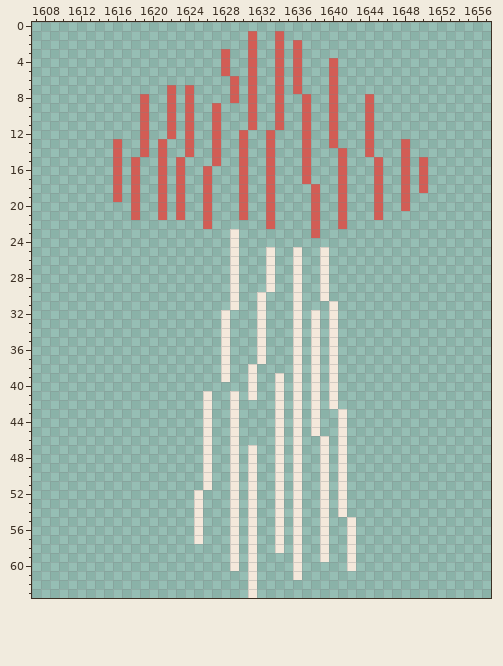
One commit to this pixel-art file: assets/art/enemies/Shroom-Sheet.aseprite. The picture above is the old version.
3520x64 pixels, 1 frame. Colours within 5 levels of each other are drawn and written as one. Shown: x 1607..1657, y 0..63.
After the commit:
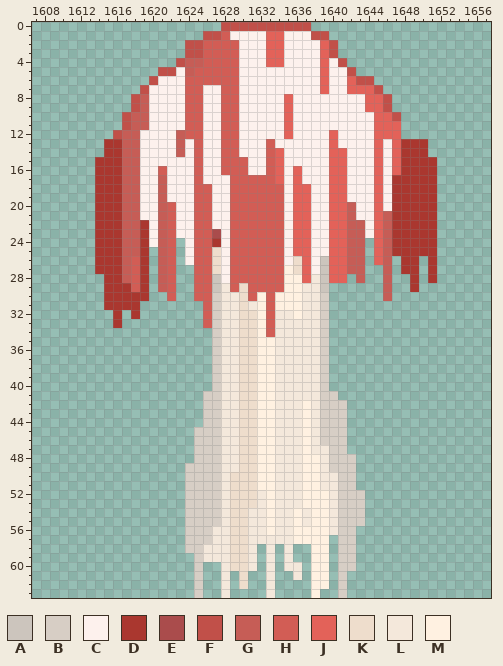
Palette (. is transparent): A #ccc5bd  B #d7cec5  C #fdf1ed  D #aa372f  E #aa4c4c  F #c15049  G #c65d56  H #d25d55  J #e36259  K #eeddcc  L #f4e8db  M #fff1e1
Difference:
y 0: x 1628..1637 .......... -> FFFFFFFFFF
y 1: x 1626..1639 .....H..H..... -> FFHCCCCJJCCCFF
y 2: x 1624..1640 .......H..H.H.... -> FFHHHHCCCJJCCCCJF
y 3: x 1624..1627 .... -> FFHH; x 1629..1640 ..H..H.H.... -> HCCCJJCCCCJF
y 4: x 1623..1627 ..... -> FGGHH; x 1629..1641 ..H..H.H...H. -> HCCCJJCCCCJCF
y 5: x 1621..1627 ....... -> FFCGHHH; x 1629..1642 ..H..H.H...H.. -> HCCCCCCCCCJCCF
y 6: x 1620..1628 ......... -> FCCCHHHHH; x 1630..1644 .H..H.H...H.... -> CCCCCCCCCJCCJFF
y 7: x 1619..1623 ...H. -> FCCCC; x 1625..1628 .... -> HCCH; x 1630..1645 .H..H.H...H..... -> CCCCCCCCCJCCJJJF
y 8: x 1618..1623 .H..H. -> FGCCCC; x 1625..1628 .... -> HCCH; x 1630..1646 .H..H..H..H...H.. -> CCCCCJCCCCCCCCJJF
y 9: x 1618..1623 .H..H. -> FGCCCC; x 1625..1646 ..H...H..H..H..H...H.. -> HCCHHCCCCCJCCCCCCCCJJF
y 10: x 1617..1623 ..H..H. -> FGGCCCC; x 1625..1647 ..H...H..H..H..H...H... -> HCCHHCCCCCJCCCCCCCCCJJF
y 11: x 1617..1623 ..H..H. -> FGGCCCC; x 1625..1647 ..H...H..H..H..H...H... -> HCCHHCCCCCJCCCCCCCCCJJJ
y 12: x 1616..1623 ...H..H. -> FGGCCCCG; x 1625..1647 ..H..H..H...H..H...H... -> HCCHHCCCCCJCCCCJCCCCJJJ
y 13: x 1615..1632 .H..H.H..H..H..H.. -> DDGGCCCCGCHCCHHCCC; x 1634..1650 ...H..H...H...H.. -> CCCCCCJCCCCJCJDDD
y 14: x 1615..1632 .H..H.H..H..H..H.. -> DDGGCCCCGCHCCHHCCC; x 1634..1650 ...H...H..H...H.. -> JCCCCCJJCCCJCJDDD
y 15: x 1614..1629 ..H.H..H.H...H.. -> DDDGGCCCCCCHCCHH; x 1631..1632 .. -> CC; x 1634..1651 ...H...H...H..H.H. -> JCCCCCJJCCCJCJDDDD
y 16: x 1614..1620 ..H.H.. -> DDDGGCC; x 1622..1629 .H..H... -> CCCHCCHH; x 1631..1632 .. -> CC; x 1634..1651 ...H...H...H..H.H. -> JCJCCCJJCCCJCJDDDD
y 17: x 1614..1629 ..H.H..H.H..H... -> DDDGGCCGCCCHCCCH; x 1631..1632 .. -> HH; x 1634..1651 ...H...H...H..H.H. -> JCJCCCJJCCCJCDDDDD
y 18: x 1614..1625 ..H.H..H.H.. -> DDDGGCCGCCCH; x 1627..1629 ... -> CCH; x 1631..1632 .. -> HH; x 1634..1651 ....H..H...H..H.H. -> HCJJCCJJCCCJCDDDDD
y 19: x 1614..1625 ..H.H..H.H.. -> DDDGGCCGCCCH; x 1627..1629 ... -> CCH; x 1631..1632 .. -> HH; x 1634..1651 ....H..H...H..H... -> HCJJCCJJCCCJCDDDDD
y 20: x 1614..1625 ....H..H.H.. -> DDDGGCCGHCCH; x 1627..1629 ... -> CCH; x 1631..1632 .. -> HH; x 1634..1651 ....H..H...H..H... -> HCJJCCJJGCCJCDDDDD
y 21: x 1614..1625 ....H..H.H.. -> DDDGGCCGHCCH; x 1627..1629 ... -> CCH; x 1631..1632 .. -> HH; x 1634..1651 ....H..H...H...... -> HCJJCCJJGCCJGDDDDD
y 22: x 1614..1625 ............ -> DDDGGDCGHCCH; x 1627..1632 ...... -> CCHHHH; x 1634..1651 ....H..H.......... -> HCJJCCJJGGCJGDDDDD
y 23: x 1614..1651 ...............L........H............. -> DDDGGDCGHCCHHECHHHHHHCJJCCJJGGCJGDDDDD
y 24: x 1614..1622 ......... -> DDDGGDCGH; x 1624..1643 .....L.............. -> CHHDCHHHHHHCJJCCJJGG; x 1645..1651 ....... -> JGDDDDD
y 25: x 1614..1619 ...... -> DDDGGD; x 1621..1622 .. -> GH; x 1624..1643 .....L...L..L..L.... -> CHHKCHHHHHHCJJCCJJGG; x 1645..1651 ....... -> JGDDDDD
y 26: x 1614..1619 ...... -> DDDGHD; x 1621..1622 .. -> GH; x 1624..1643 .....L...L..L..L.... -> CHHKCHHHHHHCKJCAJJGG; x 1645..1646 .. -> JG; x 1648..1649 .. -> DD; x 1651 . -> D
y 27: x 1614..1619 ...... -> DDDGHD; x 1621..1622 .. -> GH; x 1625..1643 ....L...L..L..L.... -> HHKCHHHHHHMKJCAJJGG; x 1646 . -> G; x 1648..1649 .. -> DD; x 1651 . -> D
y 28: x 1615..1619 ..... -> DDGHD; x 1621..1622 .. -> GH; x 1625..1641 ....L...L..L..L.. -> HHACHHHHHHMMJLAJJ; x 1643 . -> G; x 1646 . -> G; x 1649 . -> D; x 1651 . -> D
y 29: x 1615..1619 ..... -> DDDHD; x 1621..1622 .. -> GH; x 1625..1639 ....L...L..L..L -> HHALHKHHHHMMLLA; x 1646 . -> G; x 1649 . -> D
y 30: x 1615..1619 ..... -> DDDDD; x 1622 . -> H; x 1625..1628 .... -> HHBL; x 1630..1639 ..L...L..L -> KHMHMMMLLB; x 1646 . -> G
y 31: x 1615..1618 .... -> DDDD; x 1626..1628 ... -> HBL; x 1630..1640 ..L...L...L -> KLMHMMMLLB.
y 32: x 1616 . -> D; x 1618 . -> D; x 1626..1627 .. -> HB; x 1629..1637 ...L...L. -> LKKMHLLML; x 1639..1640 .L -> B.
y 33: x 1616 . -> D; x 1626..1627 .. -> HB; x 1629..1635 ...L... -> LKKMHLL; x 1637 . -> L; x 1639..1640 .L -> B.
y 34: x 1627 . -> B; x 1629..1635 ...L... -> LKKMHLL; x 1637 . -> L; x 1639..1640 .L -> B.
y 35..37: x 1627 . -> B; x 1629..1635 ...L... -> LKKMMLL; x 1637 . -> L; x 1639..1640 .L -> B.
y 38: x 1627 . -> B; x 1629..1635 ..L.... -> LKKMMLL; x 1637 . -> L; x 1639..1640 .L -> B.
y 39: x 1627 . -> B; x 1629..1633 ..L.. -> LKKMM; x 1635 . -> L; x 1637 . -> L; x 1639..1640 .L -> B.
y 40: x 1627..1633 ....L.. -> BLLKKMM; x 1635 . -> L; x 1637 . -> L; x 1639..1640 .L -> B.
y 41: x 1626..1628 L.. -> BBL; x 1630..1633 .L.. -> KKMM; x 1635 . -> L; x 1637 . -> L; x 1639..1640 .L -> BB
y 42: x 1626..1628 L.. -> BBL; x 1630..1633 .... -> KKMM; x 1635 . -> L; x 1637 . -> M; x 1639..1641 .L. -> BBB
y 43..44: x 1626..1628 L.. -> BBL; x 1630..1633 .... -> KKMM; x 1635 . -> L; x 1637 . -> M; x 1639..1641 ..L -> BBB
y 45: x 1625..1628 .L.. -> BBBL; x 1630..1633 .... -> KKMM; x 1635 . -> L; x 1637 . -> M; x 1639..1641 ..L -> BBB
y 46: x 1625..1628 .L.. -> BBBL; x 1630..1633 .... -> KKMM; x 1635 . -> L; x 1637..1641 ..L.L -> MLBBB
y 47: x 1625..1628 .L.. -> BBBL; x 1630..1633 .L.. -> KKMM; x 1635 . -> L; x 1637..1638 .. -> ML; x 1640..1641 .L -> BB
y 48: x 1625..1628 .L.. -> BBBL; x 1630..1633 .L.. -> KKMM; x 1635 . -> L; x 1637..1638 .. -> MM; x 1640..1642 .L. -> BBB
y 49: x 1624..1628 ..L.. -> BBBBL; x 1630..1633 .L.. -> KKMM; x 1635 . -> L; x 1637..1638 .. -> MM; x 1640..1642 .L. -> BBB
y 50..51: x 1624..1633 ..L..L.L.. -> BBBBLKKKMM; x 1635 . -> L; x 1637..1638 .. -> MM; x 1640..1642 .L. -> LBB
y 52..53: x 1624..1633 .L...L.L.. -> BBBBLKKKLM; x 1635 . -> L; x 1637..1643 ..L.L.. -> MMMLBBB
y 54: x 1624..1630 .L...L. -> BBBBLKK; x 1632..1633 .. -> LM; x 1635..1643 .L..L.L.. -> LMLMMLBBB
y 55: x 1624..1630 .L...L. -> BBBBLKK; x 1632..1633 .. -> LM; x 1635..1643 .L..L..L. -> LMLMMLBBB
y 56: x 1624..1630 .L...L. -> BBBLLKK; x 1632..1633 .. -> LM; x 1635..1642 .L..L..L -> LMMMMLBB
y 57: x 1624..1630 .L...L. -> BBBLLKK; x 1632..1633 .. -> LL; x 1635..1639 .L..L -> LMMMM; x 1641..1642 .L -> BB
y 58: x 1624..1630 .....L. -> BBLLLKK; x 1633..1636 .L.L -> L.L.; x 1638..1639 .L -> MM; x 1641..1642 .L -> BB
y 59: x 1625..1630 ....L. -> BLLLKK; x 1633 . -> L; x 1635..1636 .L -> L.; x 1638..1639 .L -> MM; x 1641..1642 .L -> BB
y 60: x 1625 . -> B; x 1628..1630 .L. -> LKK; x 1633 . -> L; x 1635 . -> L; x 1638..1639 .. -> MM; x 1641..1642 .L -> BB
y 61..62: x 1625 . -> B; x 1628 . -> L; x 1630..1631 .L -> K.; x 1633 . -> L; x 1638..1639 .. -> MM; x 1641 . -> B
y 63: x 1625 . -> B; x 1628 . -> L; x 1631 L -> .; x 1633 . -> L; x 1638 . -> M; x 1641 . -> B
Where, in picture pixels (left, top, right, bottom), the same in both pictures:
changed: (95, 22, 437, 598)
